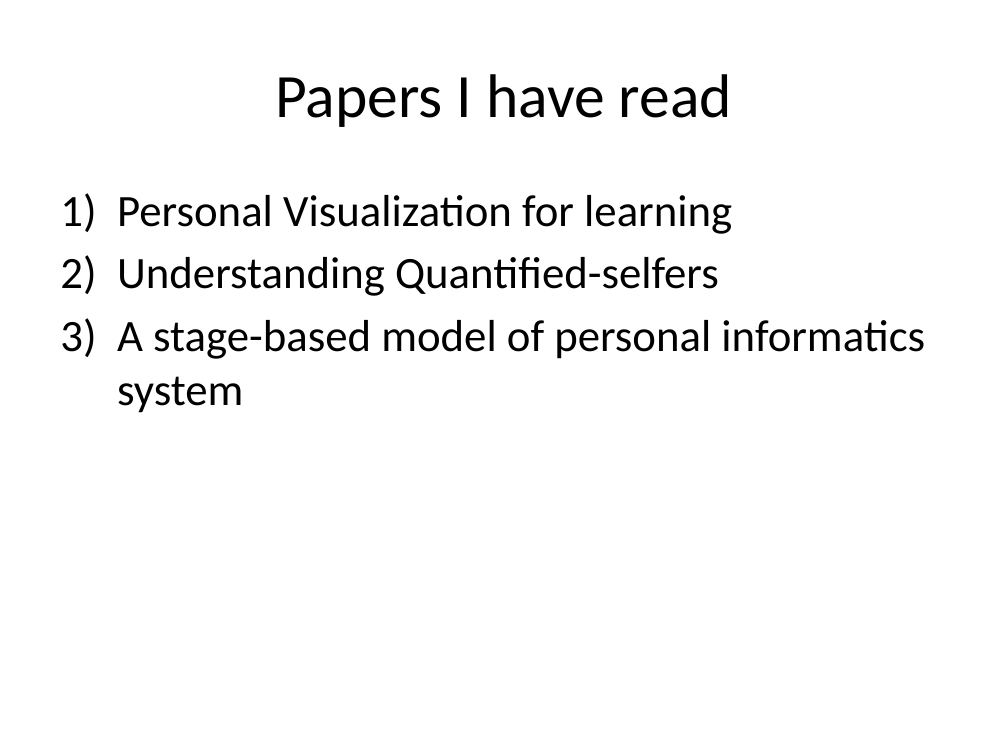
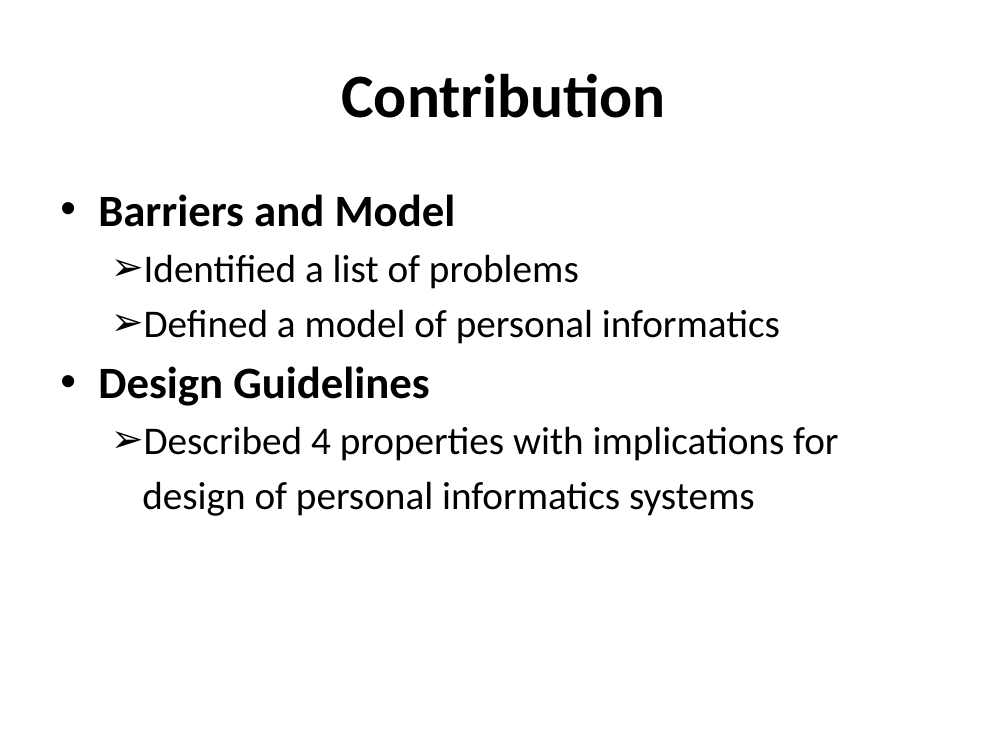
Before and after one commit to muj123-fastpwr/FYP-I, a slide deck: slide 14 of Literature Review.pptx (slide 8 before the commit). Drawn at 1008x756 pixels with LibreOffice and Linux fonts; fonts in the diff are those of the drawing. Boxes give left, top, right and bottom in pixels: in the first picture for what was removed or moved away, otherwise in the second. Text is boxed around its words. In the diff, an @@ line names an element or a change of style, - is before the commit and + after.

```diff
--- a/Literature Review.pptx
+++ b/Literature Review.pptx
@@ title at (341,73,666,118): text changed; bold on @@
-Papers I have read
+Contribution
@@ text at (98,194,838,516): text changed; size 32 to 28 pt @@
-1) Personal Visualization for learning
-2) Understanding Quantified-selfers
-3) A stage-based model of personal informatics system
+• Barriers and Model
+  ➢ Identified a list of problems
+  ➢ Defined a model of personal informatics
+• Design Guidelines
+  ➢ Described 4 properties with implications for
+  design of personal informatics systems
```
Also in this commit, not shown: 4 other slides changed, 3 slides added.
